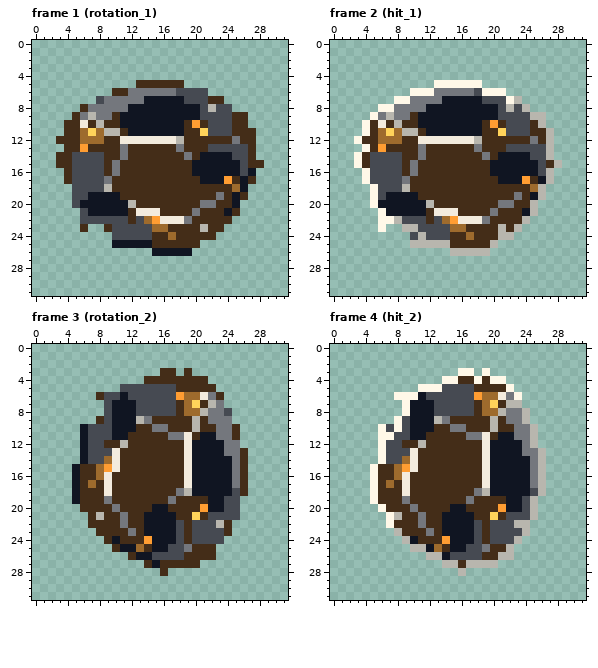
Pixel-art file, stored at assets/sources/enemies/asteroid_sheet.ase. The first picture shows the starting point.
32x32 pixels, 11 frames. Shown: frame 1 (rotation_1), frame 2 (hit_1), frame 3 (rotation_2), frame 4 (hit_2). The commit also changed other frames, which this record leaves out.
Now the later version:
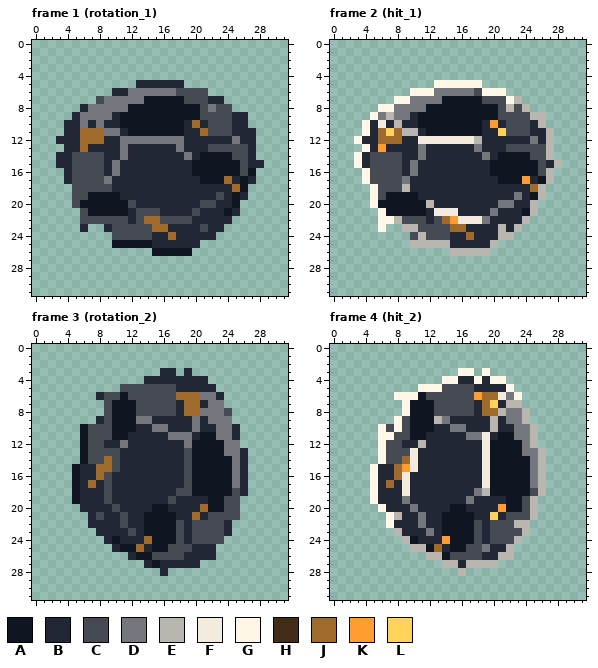
Palette (. is transparent): A #101522  B #222735  C #464a52  D #74777d  E #b8b6ae  F #f3ebdd  G #fff8e8  H #442d18  J #9e6b2d  K #ff9d32  L #ffd35a
Author's note on the commit: feat(art): preserve dark space sprites and test libraries
Change:
layer "Finished Variants/Original Preferred - E" now hidden
layer "Finished Variants/Original Preferred - D" now shown
Changed rows in their new state; - is an unchanged pixel.
Frame 1 (rotation_1), layer "Finished Variants/Original Preferred - D":
first column x 3:
 5 ----------BBBBBB----------
 6 -------BB-----------------
 7 -------------------BB-----
 8 ---B---------------D------
 9 --B-D--B--------------BB--
10 -BBDBDBB--------BJB---BB--
11 -BB-J-DDB-------BBJ---BBB-
12 BBB---BBDDDDDDDDBBBBBB-BB-
13 -BBJBBBB-BBBBBB-BBB-----B-
14 BB----BB-BBBBBBB-B------B-
15 BB----B-BBBBBBBBB-------BB
16 -B----B-BBBBBBBBB---------
17 -B-----BBBBBBBBBBB---JB-B-
18 ------CBBBBBBBBBBBBBBB----
19 --------BBBBBBBBBBBBCB-B--
20 ---------CBBBBBBBBCCBB----
21 ---------BCCCBBBBCBBB-B---
22 ---------B--JCCCCBBBBB----
23 ---B--B-------BBBBCBB-----
24 ------------BB-BBBBB------
25 ------------BBBBBB--------
Frame 2 (hit_1), layer "Finished Variants/Original Preferred - D":
first column x 4:
 9 ------B-----------------
10 -B-B-BB--------B-B---B--
11 -B-----B-------BB----BB-
12 BB---BB--------BBBBBB-B-
13 -B-BBBB-BBBBBB-BBB------
14 B----BB-BBBBBBB-B-------
15 B----B-BBBBBBBBB-------B
16 -----B-BBBBBBBBB--------
17 ------BBBBBBBBBBB----B--
18 ------BBBBBBBBBBBBBBB---
19 -------BBBBBBBBBBBB-B---
20 ---------BBBBBBBB--BB---
21 --------B---BBBB-BBB----
22 --------B-------BBBB----
23 -------------BBBB-B-----
24 -----------BB-BBB-------
25 -----------BBBBB--------
Frame 3 (rotation_2), layer "Finished Variants/Original Preferred - D":
first column x 6:
 3 ----------BB-B-------
 4 --------BBBBBBBB-----
 5 ------------BBBBB----
 6 --B---------J--D-B---
 7 ------------B-JBD----
 8 ------------B--D-----
 9 --B----D-BBBBBDB-----
10 -------BB--BBBDBB--B-
11 ------BBBBB--DB----B-
12 ---BBDBBBBBBBD-------
13 ----CBBBBBBBBC------B
14 ----CBBBBBBBBC------B
15 BB-JCBBBBBBBBC------B
16 BB-CBBBBBBBBBC------B
17 B-BCBBBBBBBBBC------B
18 BBBCBBBBBBBBCC------B
19 BBBCBBBBBBBCBBBB-----
20 BBBBCBBBB--BBBBJ-----
21 -BCBBCBB----BBJB-----
22 -BBBBCBB-----B---CB--
23 --BBBBCB-----B----B--
24 ---B-BBBJ----B-------
25 ----B---B----CBBB----
26 ------B------BBBB----
27 --------B-BBBBB------
28 ----------B----------
Frame 4 (hit_2), layer "Finished Variants/Original Preferred - D":
first column x 6:
 4 ----------BB-B---
 5 ------------BBBB-
 7 ------------B--B-
 8 ------------B----
 9 ---------BBBBB-B-
10 -------BB--BBB-BB
11 ------BBBBB---B--
12 ---BB-BBBBBBB----
13 -----BBBBBBBB----
14 -----BBBBBBBB----
15 BB---BBBBBBBB----
16 BB--BBBBBBBBB----
17 B-B-BBBBBBBBB----
18 BBB-BBBBBBBB-----
19 BBB-BBBBBBB-BBBB-
20 -BBB-BBBB--BBBB--
21 ---BB-BB----BB-B-
22 --BBB-BB-----B---
23 ---BBB-B-----B---
24 -----BBB-----B---
25 --------B-----BB-
26 -------------BB--
27 ----------B------
Pixel boxes of the changes (left, top, right, bottom) in both pictures:
changed: (56, 80, 264, 248)
changed: (362, 112, 554, 248)
changed: (80, 368, 248, 576)
changed: (378, 376, 514, 568)
